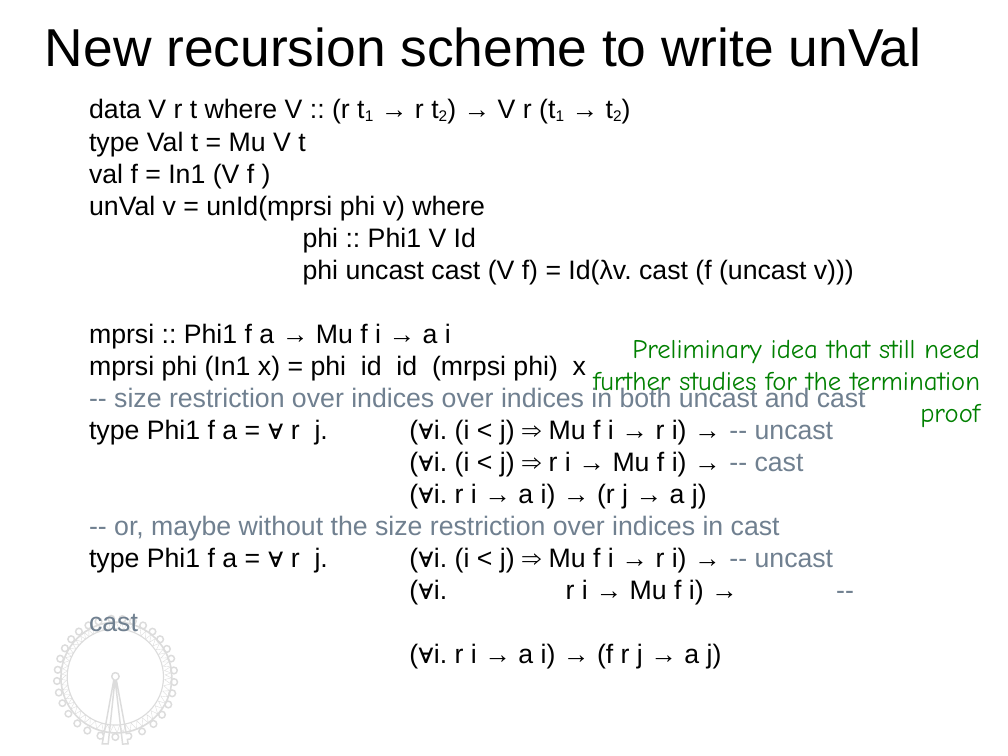
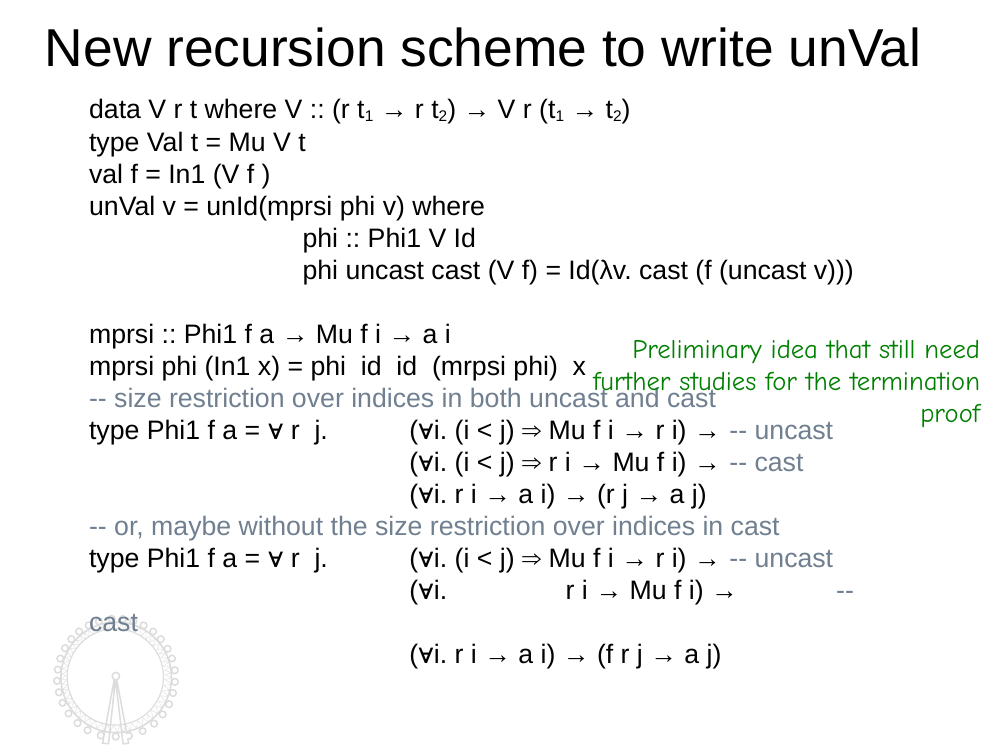
Before and after one commit to kyagrd/naxPapers, a slide deck: slide 16 of draft/TYPES13/ppt/myslide.odp. Drawn at 1008x756 pixels with LibreOffice and Linux fonts; fonts in the diff are those of the drawing. Boxes give left, top, right and bottom in pixels: in the first picture for what was removed or moved away, otherwise in the second. Text is boxed around its words. In the diff, an @@ line names an element or a change of style, - is before the commit and + after.

```diff
--- a/draft/TYPES13/ppt/myslide.odp
+++ b/draft/TYPES13/ppt/myslide.odp
@@ text at (x1=114, y1=386, x2=716, y2=407): text changed @@
--- size restriction over indices over indices in both uncast and cast
+-- size restriction over indices in both uncast and cast
```
Also in this commit, not shown: 16 other slides changed, 1 other file.
